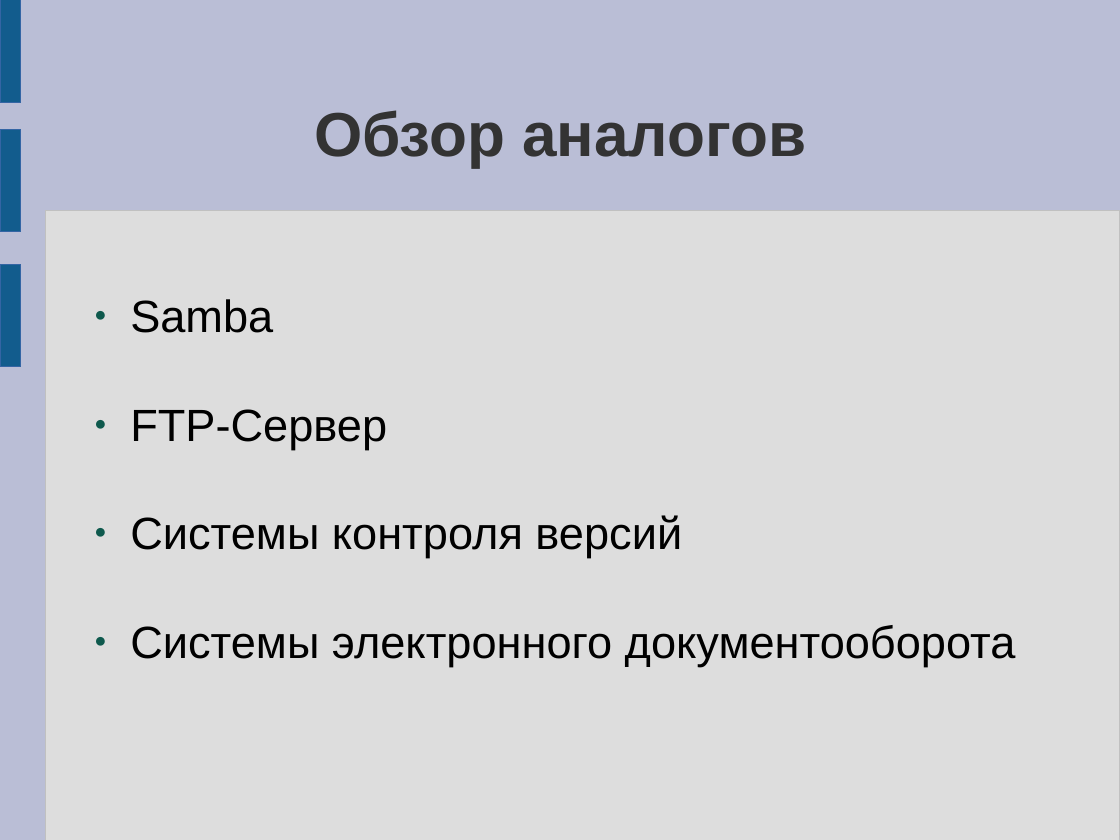
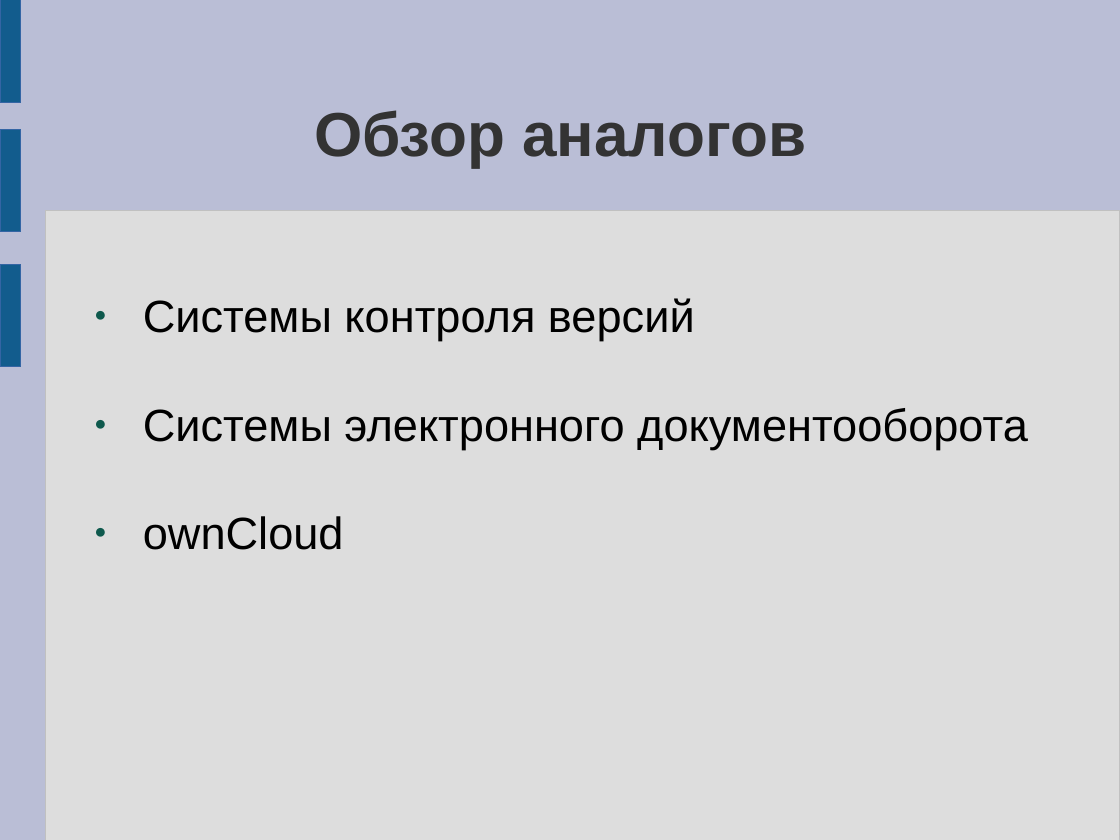
Before and after one commit to savant2212/dav_diploma, a slide deck: slide 3 of doc/dpl/presentation.odp (slide 4 before the commit). Drawn at 1120x840 pixels with LibreOffice and Linux fonts; fonts in the diff are those of the drawing. Boxes give left, top, right and bottom in pixels: in the first picture for what was removed or moved away, otherwise in the second. Text is boxed around its words. In the diff, an @@ line names an element or a change of style, - is before the commit and + after.

```diff
--- a/doc/dpl/presentation.odp
+++ b/doc/dpl/presentation.odp
@@ text at [130, 299, 387, 449]: paragraphs removed @@
-● Samba
-● FTP-Сервер
@@ text at [143, 516, 344, 550]: paragraph added @@
+● ownCloud
```
Also in this commit, not shown: 1 other slide changed, 5 slides added, 5 slides removed, 6 other files.
